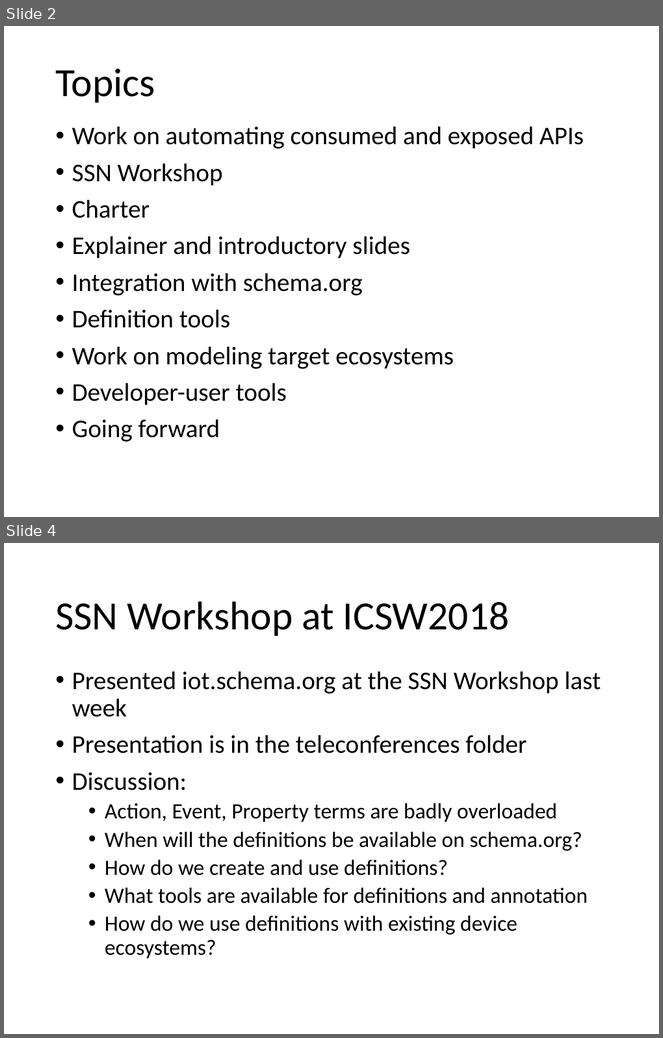
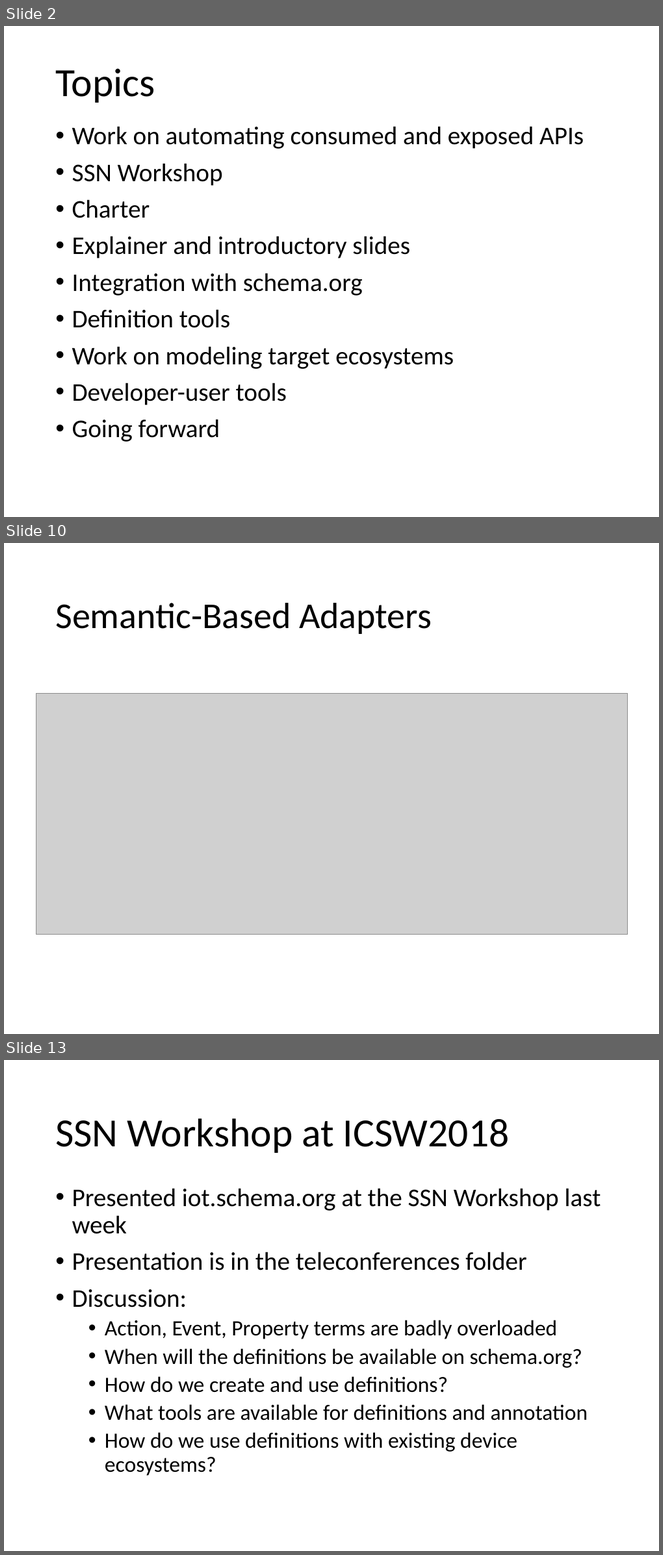
Before and after one commit to iot-schema-collab/teleconferences, a slide deck: iotschema-status-20181026.pptx. Shown one above the other, each under a label of ours: slides 2 and 4 before the commit, slides 2, 10 and 13 after it; the slides between them are not shown. The pictures are 663x1038 and 663x1555 pixels, drawn with LibreOffice and Linux fonts; fonts in the diff are those of the drawing; grey boxes stand for pictures. Boxes give left, top, right and bottom in pixels: in the first picture for what was removed or moved away, otherwise in the second. Text is boxed around its words. In the diff, an @@ line names an element or a change of style, - is before the commit and + after.

```diff
--- a/iotschema-status-20181026.pptx
+++ b/iotschema-status-20181026.pptx
@@ slide 10 added at (x1=4, y1=543, x2=659, y2=1034), background #FFFFFF @@
@@ title added at (x1=55, y1=603, x2=432, y2=634), 40 pt, text #000000 @@
+Semantic-Based Adapters
@@ picture added at (x1=36, y1=693, x2=628, y2=935) @@
@@ what was slide 4 is now slide 13 @@
```
Also in this commit, not shown: 4 slides changed, 8 other slides added, 1 other file.
